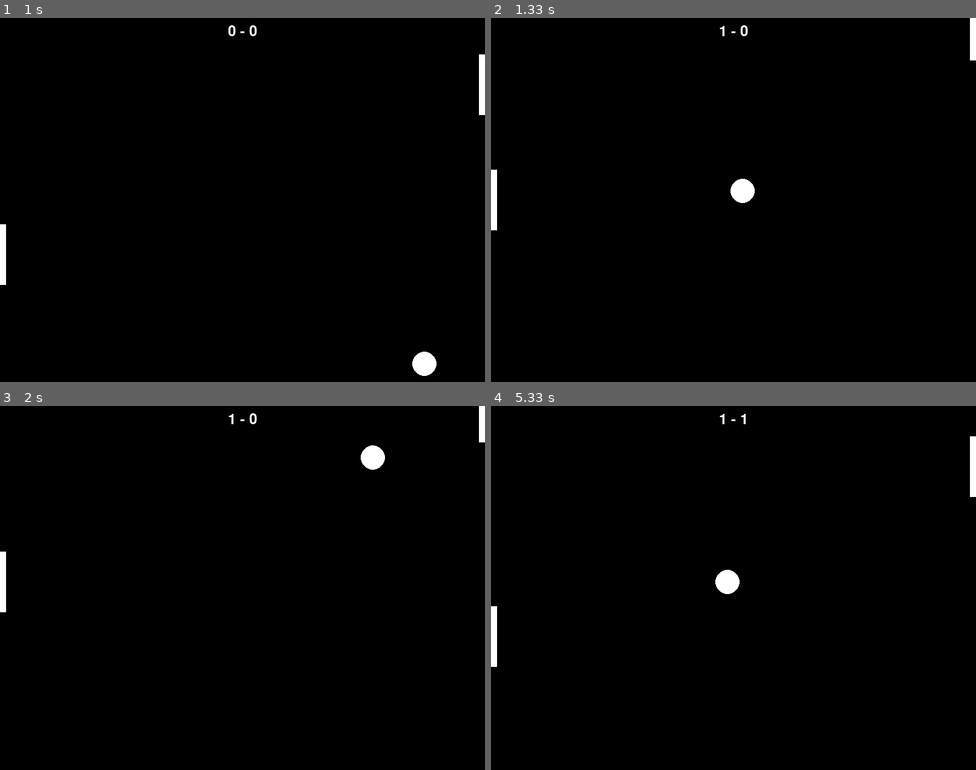
Above: before the commit, frames 1-4 (two rows, left to right).
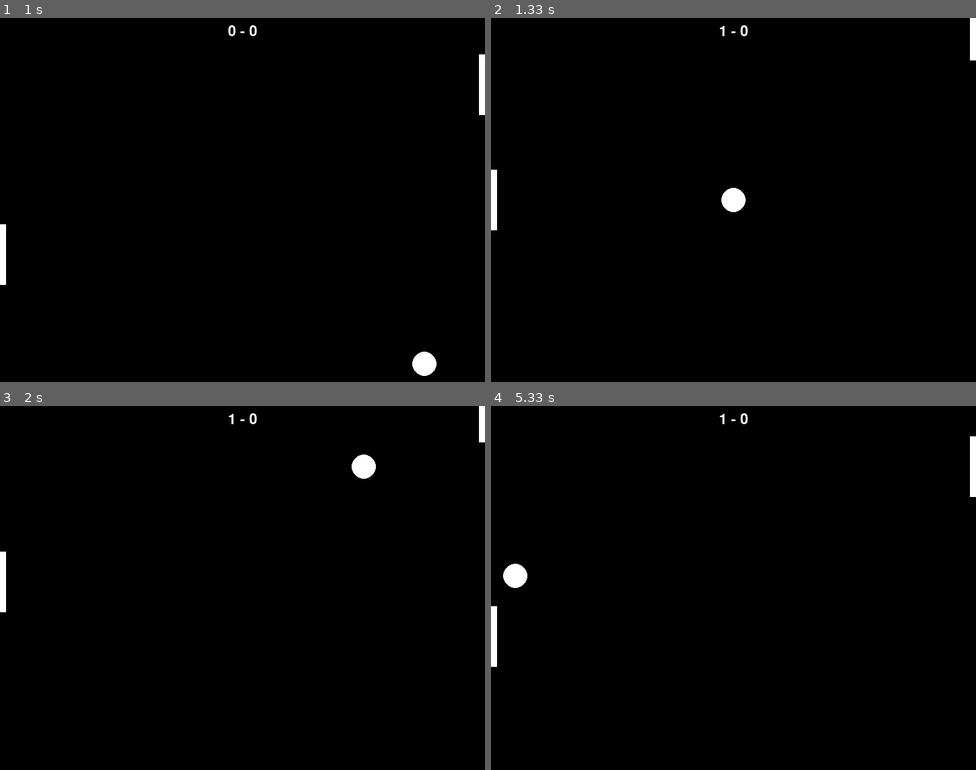
Above: after the commit, the same moments.

Repository: hojat72elect/python_playground
Game: pygame game, started from src/game/pygame/ping_pong.py
Same seed, same stepped clock (60 frames per second), same inputs: the game is played once before the commit and once after it.
Inputs:
- Up to frame 1 (1 s): hold S 0.33-0.8 s; hold Up 0.33-0.8 s; hold Up from 0.83 s (still down); hold W from 0.83 s (still down)
- Up to frame 2 (1.33 s): release Up at 1.3 s; release W at 1.3 s
- Up to frame 3 (2 s): hold Down 1.33-1.63 s; hold S 1.33-1.63 s; hold Up from 1.67 s (still down); hold W from 1.67 s (still down)
- Up to frame 4 (5.33 s): release Up at 2.03 s; release W at 2.03 s; hold Down 2.07-2.43 s; hold S 2.07-2.43 s; hold Up 2.47-2.77 s; hold W 2.47-2.77 s; hold Down 2.8-3.1 s; hold S 2.8-3.1 s; hold Up 3.13-3.5 s; hold W 3.13-3.5 s; hold Down 3.53-3.9 s; hold S 3.53-3.9 s; hold Up 3.93-4.23 s; hold W 3.93-4.23 s; hold Down 4.27-4.57 s; hold S 4.27-4.57 s; hold Up 4.6-4.97 s; hold W 4.6-4.97 s; hold Down from 5 s (still down); hold S from 5 s (still down)

Frame 1 is identical in both runs. In frame 2, 0.3% of the frame differs, in the area x 47-55%, y 44-54%; in frame 3, 0.3%; in frame 4, 0.6%, in the area x 2-53%, y 2-52%.

Commit message:
Extracted paddle's logic to an external class.

Diff:
--- /dev/null
+++ b/src/game/pygame/Paddle.py
@@ -0,0 +1,14 @@
+class Paddle:
+    def __init__(self, x, y, width, height, score):
+        self.x = x
+        self.y = y
+        self.width = width
+        self.height = height
+        self.score = score
+
+
+    def move_up(self):
+        self.y -= 5
+
+    def move_down(self):
+        self.y += 5
--- a/src/game/pygame/ping_pong.py
+++ b/src/game/pygame/ping_pong.py
@@ -1,14 +1,15 @@
 import sys
 import pygame
 from src.game.pygame.Ball import Ball
+from src.game.pygame.Paddle import Paddle
 
 # initialize pygame
 pygame.init()
 
-WIDTH = 800
-HEIGHT = 600
-PADDLE_WIDTH = 10
-PADDLE_HEIGHT = 100
+SCREEN_WIDTH = 800
+SCREEN_HEIGHT = 600
+# PADDLE_WIDTH = 10
+# PADDLE_HEIGHT = 100
 FPS = 60
 
 # Set up some colors
@@ -16,18 +17,15 @@
 BLACK = (0, 0, 0)
 
 # Set up the display
-screen = pygame.display.set_mode((WIDTH, HEIGHT), pygame.RESIZABLE)
+screen = pygame.display.set_mode((SCREEN_WIDTH, SCREEN_HEIGHT), pygame.RESIZABLE)
 
 # Set up the font
 font = pygame.font.Font(None, 36)
-ball = Ball(WIDTH / 2, HEIGHT / 2, 5, 5, 20)
+ball = Ball(SCREEN_WIDTH / 2, SCREEN_HEIGHT / 2, 5, 5, 20)
 
 # Set up the paddles
-paddle1_y = paddle2_y = HEIGHT / 2 - PADDLE_HEIGHT / 2
-
-# Set up the score
-score_player_left = 0
-score_player_right = 0
+paddle1 = Paddle(0, SCREEN_HEIGHT / 2 - 50, 10, 100, 0)
+paddle2 = Paddle(SCREEN_WIDTH - 10, SCREEN_HEIGHT / 2 - 50, 10, 100, 0)
 
 # Game loop
 while True:
@@ -41,42 +39,43 @@
 
     # Move the paddles
     if keys[pygame.K_w]:
-        paddle1_y -= 5
+        paddle1.move_up()
     if keys[pygame.K_s]:
-        paddle1_y += 5
+        paddle1.move_down()
     if keys[pygame.K_UP]:
-        paddle2_y -= 5
+        paddle2.move_up()
     if keys[pygame.K_DOWN]:
-        paddle2_y += 5
+        paddle2.move_down()
 
     # Move the ball
     ball.move()
 
     # Collision with walls (up and down)
-    if ball.y < 0 or ball.y > HEIGHT - ball.radius:
+    if ball.y < 0 or ball.y > SCREEN_HEIGHT - ball.radius:
         ball.bounce_y()
 
     # Collision of the ball with paddles
-    if ball.x < PADDLE_WIDTH + ball.radius and paddle1_y < ball.y < paddle1_y + PADDLE_HEIGHT:
+    if ball.x <= paddle1.width + ball.radius and paddle1.y < ball.y < paddle1.y + paddle1.height:
         ball.bounce_x()
-    elif ball.x > WIDTH - PADDLE_WIDTH - ball.radius and paddle2_y < ball.y < paddle2_y + PADDLE_HEIGHT:
+    elif ball.x >= SCREEN_WIDTH - paddle2.width - ball.radius and paddle2.y < ball.y < paddle2.y + paddle2.height:
         ball.bounce_x()
 
     # scoring the ball
-    if ball.x < 0:
-        score_player_right += 1
-        ball.reset(WIDTH / 2, HEIGHT / 2)
-    elif ball.x > WIDTH - ball.radius:
-        score_player_left += 1
-        ball.reset(WIDTH / 2, HEIGHT / 2)
+    if ball.x <= 0:
+        paddle2.score += 1
+        ball.reset(SCREEN_WIDTH / 2, SCREEN_HEIGHT / 2)
+    elif ball.x >= SCREEN_WIDTH:
+        paddle1.score += 1
+        ball.reset(SCREEN_WIDTH / 2, SCREEN_HEIGHT / 2)
 
     # Draw everything
     screen.fill(BLACK)
-    pygame.draw.rect(screen, WHITE, (0, paddle1_y, PADDLE_WIDTH, PADDLE_HEIGHT))  # paddle on left
-    pygame.draw.rect(screen, WHITE, (WIDTH - PADDLE_WIDTH, paddle2_y, PADDLE_WIDTH, PADDLE_HEIGHT))  # paddle on right
+    pygame.draw.rect(screen, WHITE, (0, paddle1.y, paddle1.width, paddle1.height))  # paddle on left
+    pygame.draw.rect(screen, WHITE,
+                     (SCREEN_WIDTH - paddle2.width, paddle2.y, paddle2.width, paddle2.height))  # paddle on right
     pygame.draw.circle(screen, WHITE, (ball.x, ball.y), ball.radius)
-    text = font.render(f"{score_player_left} - {score_player_right}", True, WHITE)
-    screen.blit(text, (WIDTH / 2 - text.get_width() / 2, 10))
+    text = font.render(f"{paddle1.score} - {paddle2.score}", True, WHITE)
+    screen.blit(text, (SCREEN_WIDTH / 2 - text.get_width() / 2, 10))
 
     # Update the display
     pygame.display.flip()
